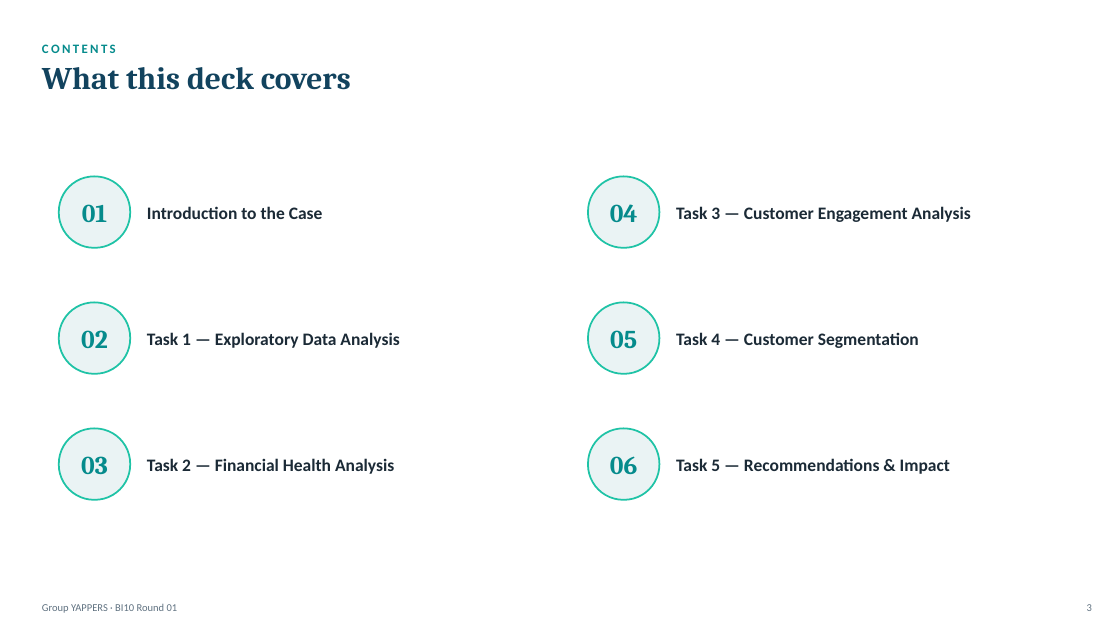
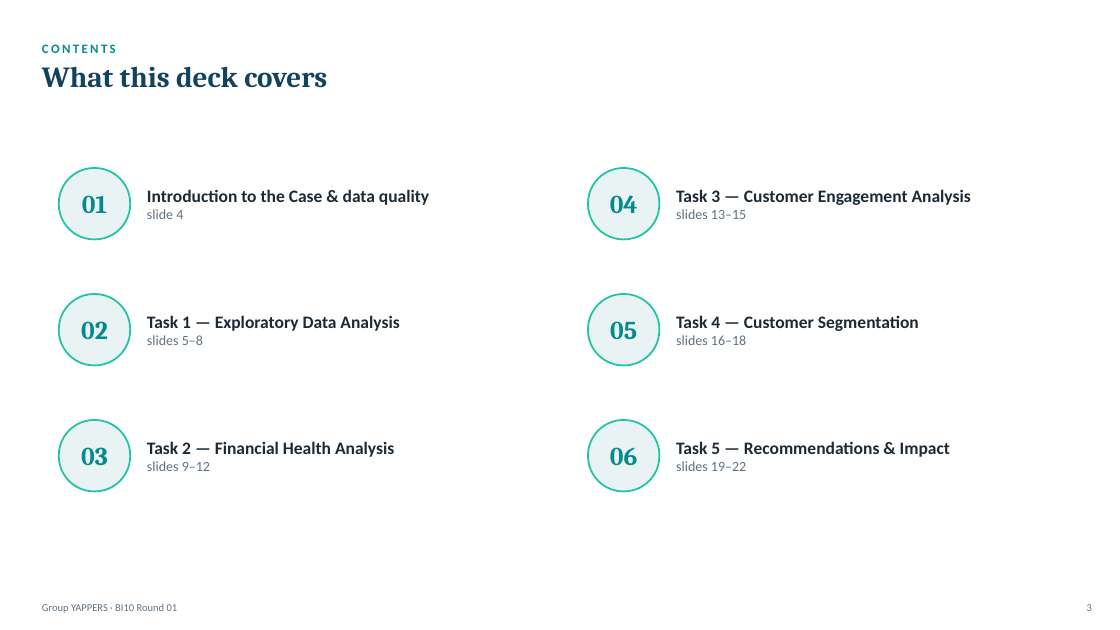
Before and after one commit to thanh-tai-435/BI10GroupYAPPERS, a slide deck: slide 3 of draft/YAPPERS_BI10_R01.pptx. Drawn at 1120x630 pixels with LibreOffice and Linux fonts; fonts in the diff are those of the drawing. Boxes give left, top, right and bottom in pixels: in the first picture for what was removed or moved away, otherwise in the second. Text is boxed around its words. In the diff, an @@ line names an element or a change of style, - is before the commit and + after.

Commit message:
Rebuild deck and notebook from 6-agent review
- Verified corrections: seasonality (drop 72% Nov-Dec slide), Sun+Mon claim dropped,
  91 one-off customers identified, segments renamed (High-Activity Users, Occasional Online-First),
  6 provinces in Q3, Ha Noi top FHS, overlap footnote fixed, explicit reach x |r| ranking
- New v2 charts from draft/review/*_charts_v2.py; review reports in draft/review/
- Notebook: fixed scenario cell (stale segment name), added value mechanism, December effect, ranking

```diff
--- a/draft/YAPPERS_BI10_R01.pptx
+++ b/draft/YAPPERS_BI10_R01.pptx
@@ text "What this deck covers" at (42, 66, 327, 88): size 27 to 25 pt @@
@@ text at (147, 189, 429, 219): text changed @@
-Introduction to the Case
+Introduction to the Case & data quality
+slide 4
@@ text at (676, 209, 746, 219): paragraph added @@
+slides 13–15
@@ 11 texts, 6 rounded rectangles: place and size @@
-11 texts, 6 rounded rectangles at (59, 176, 971, 500)
+11 texts, 6 rounded rectangles at (59, 168, 971, 492)
@@ text at (147, 335, 203, 345): paragraph added @@
+slides 5–8
@@ text at (676, 335, 746, 345): paragraph added @@
+slides 16–18
@@ text at (147, 461, 210, 471): paragraph added @@
+slides 9–12
@@ text at (676, 461, 746, 471): paragraph added @@
+slides 19–22
```
Also in this commit, not shown: 21 other slides changed, 25 other files.
